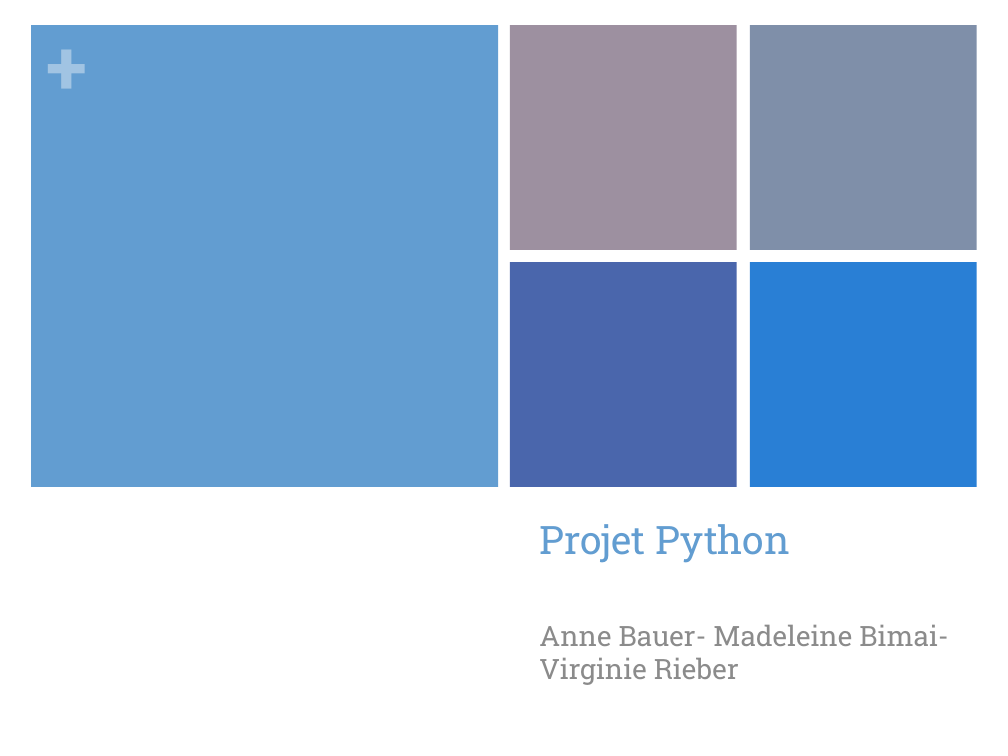
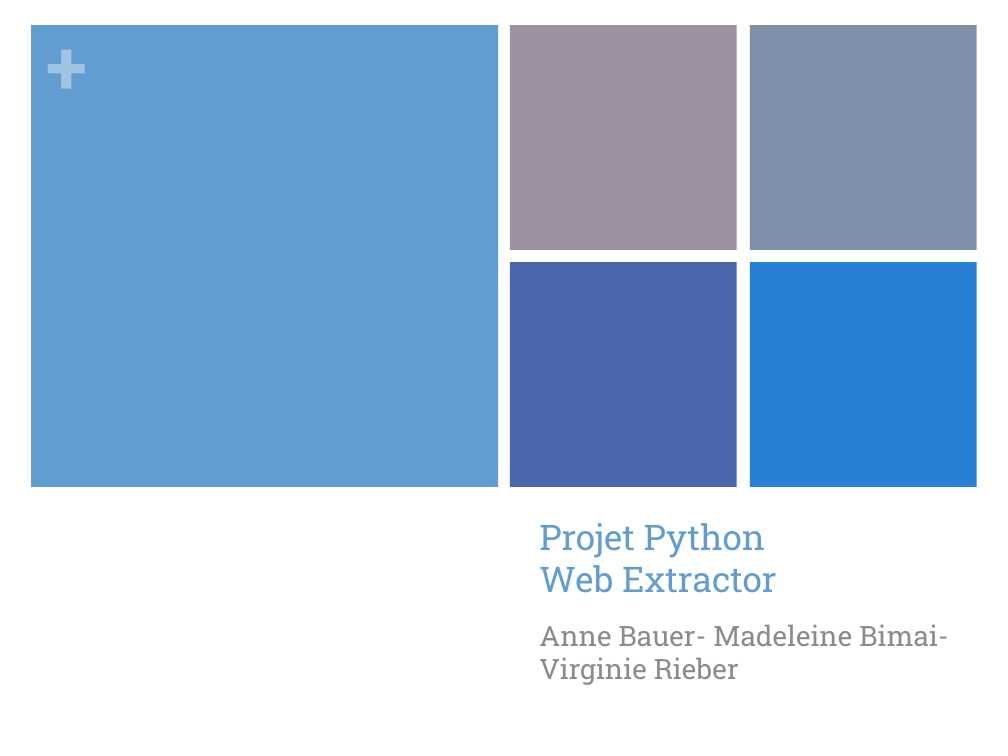
Before and after one commit to vibiscus/python, a slide deck: slide 1 of Presentation 29 avril V2.pptx. Drawn at 1008x756 pixels with LibreOffice and Linux fonts; fonts in the diff are those of the drawing. Boxes give left, top, right and bottom in pixels: in the first picture for what was removed or moved away, otherwise in the second. Text is boxed around its words. In the diff, an @@ line names an element or a change of style, - is before the commit and + after.

```diff
--- a/Presentation 29 avril V2.pptx
+++ b/Presentation 29 avril V2.pptx
@@ title at [539,523,776,593]: text changed; size 28 to 25.2 pt @@
-Projet Python
+Projet Python
+Web Extractor
```
Also in this commit, not shown: 2 other slides changed.
